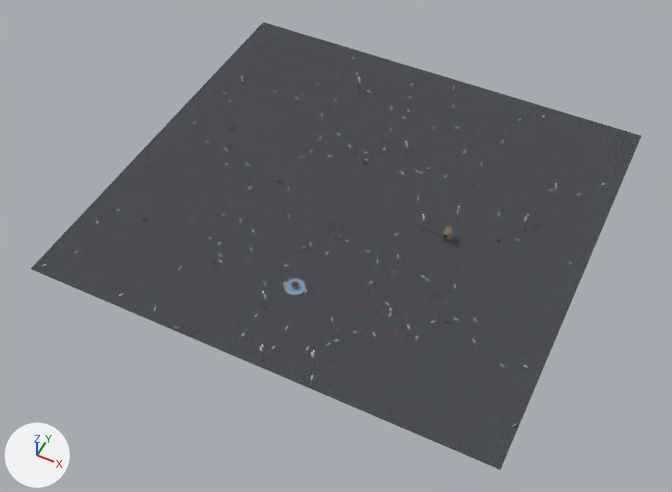
Before and after pictures for a commit that changed the glTF model models/street.glb.
The view is the same before and after, from a 50 mm lens placed at (351.0, -261.0, 458.0), pointed at (160.0, 120.0, -18.0). Every picture has the same lights, and +X, +Y and +Z are marked at lower left. Objects named as collision shapes, trigger or cutter boxes, shadow casters or lower levels of detail are left out. Where no turn or scale is listed for an object, it has been applied to the vertices.

In view in the first picture: 'Cylinder.026', 'Ground', 'Street_Bancos.012'.
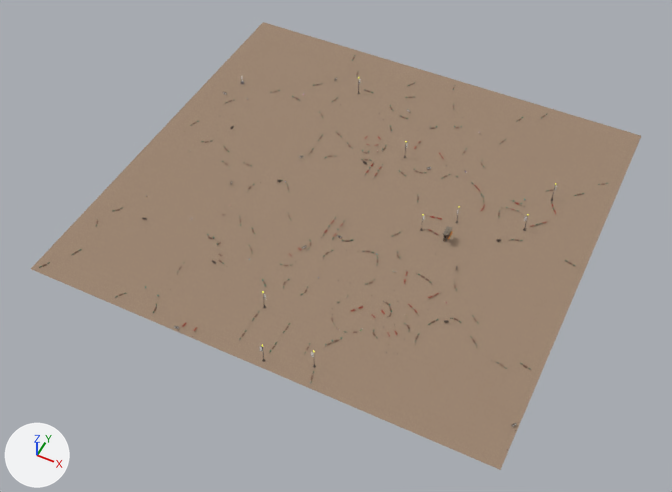
Patch to the scene script:
```diff
--- a/models/street.glb.py
+++ b/models/street.glb.py
@@ img_floor_tiles01 @@
+img_floor_tiles01 = load_image('Floor_Tiles01', '_unpacked/Floor_Tiles01', 512, 512, 'sRGB')
@@ mat_floor_tiles @@
 mat_floor_tiles = principled_material('Floor_Tiles')
-mat_floor_tiles.texture = img_floor_rock_01
+mat_floor_tiles.texture = img_floor_tiles01
 mat_floor_tiles.roughness = 1.0
@@ me_street_bancos_019 @@
 me_street_bancos_019.from_pydata(...)  # 192 vertices, 384 faces; spans x -1.3..1.3, y -1.02..1.02, z -0.32..0.28
-me_street_bancos_019.materials.append(mat_atlassolid)  # picture img_genesis_tx
+me_street_bancos_019.materials.append(mat_floor_wood)  # picture img_floor_wood01
@@ me_street_bancos_020 @@
 me_street_bancos_020.from_pydata(...)  # 192 vertices, 384 faces; spans x -1.34..1.34, y -0.78..0.78, z -0.32..0.28
-me_street_bancos_020.materials.append(mat_atlassolid)  # picture img_genesis_tx
+me_street_bancos_020.materials.append(mat_floor_wood)  # picture img_floor_wood01
@@ me_street_bancos_021 @@
 me_street_bancos_021.from_pydata(...)  # 192 vertices, 384 faces; spans x -1.24..1.24, y -1.14..1.14, z -0.32..0.28
-me_street_bancos_021.materials.append(mat_atlassolid)  # picture img_genesis_tx
+me_street_bancos_021.materials.append(mat_floor_wood)  # picture img_floor_wood01
@@ me_street_bancos_022 @@
 me_street_bancos_022.from_pydata(...)  # 192 vertices, 384 faces; spans x -0.74..0.74, y -1.33..1.33, z -0.32..0.28
-me_street_bancos_022.materials.append(mat_atlassolid)  # picture img_genesis_tx
+me_street_bancos_022.materials.append(mat_floor_wood)  # picture img_floor_wood01
@@ me_street_bancos_023 @@
 me_street_bancos_023.from_pydata(...)  # 192 vertices, 384 faces; spans x -1.02..1.02, y -1.3..1.3, z -0.32..0.28
-me_street_bancos_023.materials.append(mat_atlassolid)  # picture img_genesis_tx
+me_street_bancos_023.materials.append(mat_floor_wood)  # picture img_floor_wood01
@@ me_street_bancos_024 @@
 me_street_bancos_024.from_pydata(...)  # 192 vertices, 384 faces; spans x -1.21..1.21, y -1.18..1.18, z -0.32..0.28
-me_street_bancos_024.materials.append(mat_atlassolid)  # picture img_genesis_tx
+me_street_bancos_024.materials.append(mat_floor_wood)  # picture img_floor_wood01
@@ me_street_bancos_025 @@
 me_street_bancos_025.from_pydata(...)  # 192 vertices, 384 faces; spans x -1.3..1.3, y -1.02..1.02, z -0.32..0.28
-me_street_bancos_025.materials.append(mat_atlassolid)  # picture img_genesis_tx
+me_street_bancos_025.materials.append(mat_floor_wood)  # picture img_floor_wood01
@@ ob_cylinder_026 @@
-ob_cylinder_026 = bpy.data.objects.new('Cylinder.026', me_cylinder_003)
-ob_cylinder_026.location = (160.0, 62.8, 0.4)
@@ ob_circle_003 @@
-ob_circle_003 = bpy.data.objects.new('Circle.003', me_circle_003)
-ob_circle_003.location = (162.9, 65.6, 0.5)
@@ ob_circle_005 @@
-ob_circle_005 = bpy.data.objects.new('Circle.005', me_circle_007)
-ob_circle_005.location = (164.1, 60.8, 0.5)
@@ ob_shoregrass_01_001 @@
-ob_shoregrass_01_001 = bpy.data.objects.new('ShoreGrass_01.001', me_plane_004)
-ob_shoregrass_01_001.location = (157.1, 67.4, 0.0)
@@ ob_shoregrass_01_002 @@
-ob_shoregrass_01_002 = bpy.data.objects.new('ShoreGrass_01.002', me_plane_007)
-ob_shoregrass_01_002.location = (154.5, 61.5, 0.0)
```

Changed parts and their boxes (x1, y1, x2, y2) in the pictures (672 x 492 px):
'Ground', surface changed (grey to brown)
    both: (31, 22, 641, 470)
'Cylinder.026', deleted
    before: (284, 278, 306, 296)
    faces in mat_atlascristal (picture img_genesis_tx_transp): (285, 279, 305, 294)
